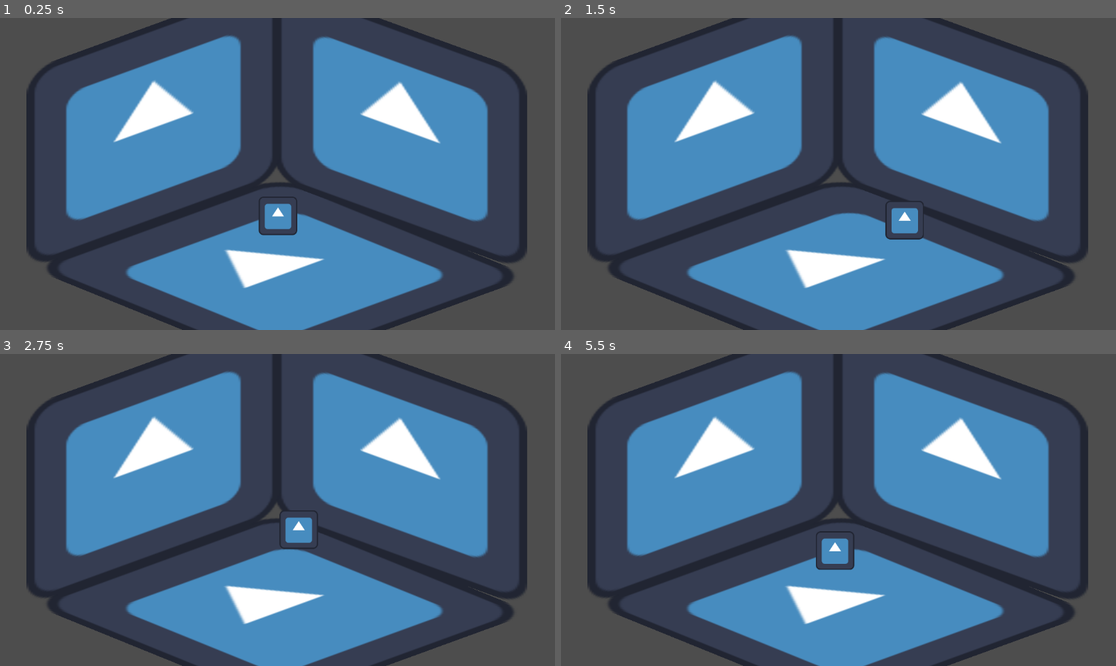
Above: before the commit, frames 1-4 (two rows, left to right).
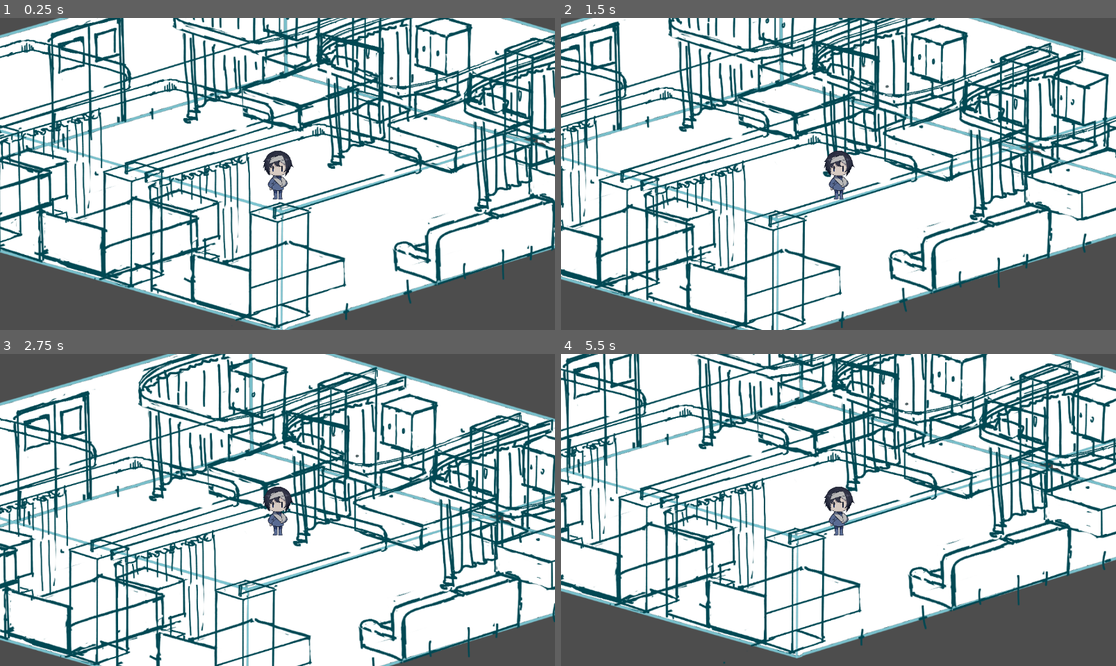
Above: after the commit, the same moments.

Repository: shamelessapes/KomaGA_Hackathon2026
Game: Godot game, scene res://tscn/byousitsu.tscn
Same seed, same stepped clock (60 frames per second), same inputs: the game is played once before the commit and once after it. The project has no main scene, so this scene is started directly. The engine's default icon, where the game draws it, is replaced by a stand-in: a white triangle on a blue panel in a dark square.
Inputs (mouse positions are in pixels of both pictures, inside the frame that each line leads up to):
- Up to frame 1 (0.25 s): no input
- Up to frame 2 (1.5 s): tap Enter at 0.5 s; move the mouse to (960, 158) at 0.52 s; click (960, 158) at 0.67 s; move the mouse to (727, 189) at 1.27 s; click (727, 189) at 1.42 s
- Up to frame 3 (2.75 s): move the mouse to (333, 441) at 2.02 s; click (333, 441) at 2.17 s
- Up to frame 4 (5.5 s): move the mouse to (810, 572) at 2.77 s; click (810, 572) at 2.92 s; move the mouse to (1005, 556) at 3.52 s; click (1005, 556) at 3.67 s; move the mouse to (672, 463) at 4.27 s; click (672, 463) at 4.42 s; move the mouse to (866, 510) at 5.02 s; click (866, 510) at 5.17 s

The runs differ from the first frame. In frame 1, 86% of the frame differs, in the area x 0-100%, y 0-100%; in frame 2, 88%; in frame 3, 89%; in frame 4, 85%.

Commit message:
マップに障害物を追加

Diff:
--- a/tscn/byousitsu.tscn
+++ b/tscn/byousitsu.tscn
@@ -1,61 +1,229 @@
-[gd_scene load_steps=6 format=3 uid="uid://ysfb2agjf0a3"]
-
-[ext_resource type="Texture2D" uid="uid://0kbfaacm63bw" path="res://image/icon.svg" id="1_1mo12"]
+[gd_scene load_steps=11 format=3 uid="uid://ysfb2agjf0a3"]
+
+[ext_resource type="Texture2D" uid="uid://byk1bgkla1nj8" path="res://image/3.png" id="1_t0s2g"]
 [ext_resource type="PackedScene" uid="uid://bpul3kar1uylb" path="res://tscn/player.tscn" id="2_t0s2g"]
+[ext_resource type="Script" uid="uid://dnt4r8raaprhd" path="res://tscn/camera_2d.gd" id="3_iisva"]
 
 [sub_resource type="NavigationPolygon" id="NavigationPolygon_iisva"]
-vertices = PackedVector2Array(366.906, 157.008, 16.0391, 297.203, -350.359, 146.773, -4, 15.4922)
+vertices = PackedVector2Array(644.633, 85.4219, 19.7422, 277.563, -600.789, 97.5781, 18.0313, -95.1484)
 polygons = Array[PackedInt32Array]([PackedInt32Array(0, 1, 2, 3)])
-outlines = Array[PackedVector2Array]([PackedVector2Array(-377.6, 146.4, -4, 4.79999, 394.4, 156.8, 16, 308)])
+outlines = Array[PackedVector2Array]([PackedVector2Array(-642.56, 103.68, 17.92, -105.6, 679.68, 85.12, 19.84, 288)])
 
 [sub_resource type="PhysicsMaterial" id="PhysicsMaterial_t0s2g"]
 
-[sub_resource type="RectangleShape2D" id="RectangleShape2D_iisva"]
-size = Vector2(71.2, 66.4)
+[sub_resource type="CapsuleShape2D" id="CapsuleShape2D_iisva"]
+radius = 28.4312
+height = 168.271
+
+[sub_resource type="CircleShape2D" id="CircleShape2D_iisva"]
+radius = 41.9752
+
+[sub_resource type="CapsuleShape2D" id="CapsuleShape2D_rrgwt"]
+radius = 22.3999
+height = 97.6
+
+[sub_resource type="CapsuleShape2D" id="CapsuleShape2D_fd7ky"]
+radius = 18.0449
+height = 166.497
+
+[sub_resource type="CapsuleShape2D" id="CapsuleShape2D_2rvdw"]
+height = 136.0
 
 [node name="Node2D" type="Node2D"]
 position = Vector2(576, 324)
 scale = Vector2(1.25, 1.25)
-
-[node name="yuka" type="Sprite2D" parent="."]
-position = Vector2(5, 163)
-rotation = -0.349066
-scale = Vector2(3.5, 3.5)
-skew = -0.836013
-texture = ExtResource("1_1mo12")
-metadata/_edit_lock_ = true
-
-[node name="kabe1" type="Sprite2D" parent="."]
-position = Vector2(204, -80)
-rotation = 0.349066
-scale = Vector2(3.5, 2.598)
-skew = -0.349066
-texture = ExtResource("1_1mo12")
-metadata/_edit_lock_ = true
-
-[node name="kabe2" type="Sprite2D" parent="."]
-position = Vector2(-206, -82)
-rotation = -0.349066
-scale = Vector2(3.5, 2.598)
-skew = 0.349066
-texture = ExtResource("1_1mo12")
+metadata/_edit_lock_ = true
+
+[node name="background" type="Sprite2D" parent="."]
+scale = Vector2(0.75, 0.75)
+texture = ExtResource("1_t0s2g")
 metadata/_edit_lock_ = true
 
 [node name="NavigationRegion2D" type="NavigationRegion2D" parent="."]
+position = Vector2(-18.4, -8.8)
+scale = Vector2(1.25, 1.25)
 navigation_polygon = SubResource("NavigationPolygon_iisva")
+metadata/_edit_lock_ = true
 
 [node name="player" parent="." instance=ExtResource("2_t0s2g")]
 position = Vector2(0.799927, 69.6)
-scale = Vector2(0.5, 0.5)
-
-[node name="bed" type="Sprite2D" parent="."]
-
-[node name="StaticBody2D" type="StaticBody2D" parent="bed"]
-position = Vector2(-140.8, 136.8)
-scale = Vector2(1, 1)
-physics_material_override = SubResource("PhysicsMaterial_t0s2g")
-
-[node name="CollisionShape2D" type="CollisionShape2D" parent="bed/StaticBody2D"]
-scale = Vector2(1, 1)
-shape = SubResource("RectangleShape2D_iisva")
-metadata/_edit_lock_ = true
+
+[node name="Camera2D" type="Camera2D" parent="."]
+script = ExtResource("3_iisva")
+metadata/_edit_lock_ = true
+
+[node name="beds" type="Node2D" parent="."]
+scale = Vector2(1, 1)
+metadata/_edit_lock_ = true
+
+[node name="bed1" type="StaticBody2D" parent="beds" groups=["hide_point"]]
+position = Vector2(56, -64.8)
+physics_material_override = SubResource("PhysicsMaterial_t0s2g")
+metadata/_edit_lock_ = true
+
+[node name="CollisionShape2D" type="CollisionShape2D" parent="beds/bed1"]
+rotation = 1.22173
+scale = Vector2(1, 1)
+shape = SubResource("CapsuleShape2D_iisva")
+metadata/_edit_lock_ = true
+
+[node name="Sprite2D" type="Sprite2D" parent="beds/bed1"]
+
+[node name="bed2" type="StaticBody2D" parent="beds" groups=["hide_point"]]
+position = Vector2(311.2, -3.99998)
+physics_material_override = SubResource("PhysicsMaterial_t0s2g")
+metadata/_edit_lock_ = true
+
+[node name="CollisionShape2D" type="CollisionShape2D" parent="beds/bed2"]
+rotation = 1.22173
+scale = Vector2(1, 1)
+shape = SubResource("CapsuleShape2D_iisva")
+metadata/_edit_lock_ = true
+
+[node name="Sprite2D" type="Sprite2D" parent="beds/bed2"]
+
+[node name="bed3" type="StaticBody2D" parent="beds" groups=["hide_point"]]
+position = Vector2(543.2, 68)
+physics_material_override = SubResource("PhysicsMaterial_t0s2g")
+metadata/_edit_lock_ = true
+
+[node name="CollisionShape2D" type="CollisionShape2D" parent="beds/bed3"]
+rotation = 1.22173
+scale = Vector2(1, 1)
+shape = SubResource("CapsuleShape2D_iisva")
+metadata/_edit_lock_ = true
+
+[node name="Sprite2D" type="Sprite2D" parent="beds/bed3"]
+
+[node name="bed4" type="StaticBody2D" parent="beds" groups=["hide_point"]]
+position = Vector2(-572, 114.4)
+physics_material_override = SubResource("PhysicsMaterial_t0s2g")
+metadata/_edit_lock_ = true
+
+[node name="Sprite2D" type="Sprite2D" parent="beds/bed4"]
+
+[node name="CollisionShape2D" type="CollisionShape2D" parent="beds/bed4"]
+shape = SubResource("CircleShape2D_iisva")
+metadata/_edit_lock_ = true
+
+[node name="bed5" type="StaticBody2D" parent="beds" groups=["hide_point"]]
+position = Vector2(-333.6, 180.8)
+physics_material_override = SubResource("PhysicsMaterial_t0s2g")
+metadata/_edit_lock_ = true
+
+[node name="Sprite2D" type="Sprite2D" parent="beds/bed5"]
+
+[node name="CollisionShape2D" type="CollisionShape2D" parent="beds/bed5"]
+shape = SubResource("CircleShape2D_iisva")
+metadata/_edit_lock_ = true
+
+[node name="bed6" type="StaticBody2D" parent="beds" groups=["hide_point"]]
+position = Vector2(-91.2, 248.8)
+physics_material_override = SubResource("PhysicsMaterial_t0s2g")
+metadata/_edit_lock_ = true
+
+[node name="Sprite2D" type="Sprite2D" parent="beds/bed6"]
+
+[node name="CollisionShape2D" type="CollisionShape2D" parent="beds/bed6"]
+shape = SubResource("CircleShape2D_iisva")
+metadata/_edit_lock_ = true
+
+[node name="closets" type="Node2D" parent="."]
+scale = Vector2(1, 1)
+metadata/_edit_lock_ = true
+
+[node name="closet1" type="StaticBody2D" parent="closets" groups=["hide_point"]]
+position = Vector2(170.4, -114.4)
+physics_material_override = SubResource("PhysicsMaterial_t0s2g")
+metadata/_edit_lock_ = true
+
+[node name="Sprite2D" type="Sprite2D" parent="closets/closet1"]
+
+[node name="CollisionShape2D" type="CollisionShape2D" parent="closets/closet1"]
+shape = SubResource("CapsuleShape2D_rrgwt")
+metadata/_edit_lock_ = true
+
+[node name="closet2" type="StaticBody2D" parent="closets" groups=["hide_point"]]
+position = Vector2(423.2, -41.6)
+physics_material_override = SubResource("PhysicsMaterial_t0s2g")
+metadata/_edit_lock_ = true
+
+[node name="Sprite2D" type="Sprite2D" parent="closets/closet2"]
+
+[node name="CollisionShape2D" type="CollisionShape2D" parent="closets/closet2"]
+shape = SubResource("CapsuleShape2D_rrgwt")
+metadata/_edit_lock_ = true
+
+[node name="closet3" type="StaticBody2D" parent="closets" groups=["hide_point"]]
+position = Vector2(-484, 92.8)
+physics_material_override = SubResource("PhysicsMaterial_t0s2g")
+metadata/_edit_lock_ = true
+
+[node name="Sprite2D" type="Sprite2D" parent="closets/closet3"]
+
+[node name="CollisionShape2D" type="CollisionShape2D" parent="closets/closet3"]
+shape = SubResource("CapsuleShape2D_rrgwt")
+metadata/_edit_lock_ = true
+
+[node name="closet4" type="StaticBody2D" parent="closets" groups=["hide_point"]]
+position = Vector2(-238.4, 156)
+physics_material_override = SubResource("PhysicsMaterial_t0s2g")
+metadata/_edit_lock_ = true
+
+[node name="Sprite2D" type="Sprite2D" parent="closets/closet4"]
+
+[node name="CollisionShape2D" type="CollisionShape2D" parent="closets/closet4"]
+shape = SubResource("CapsuleShape2D_rrgwt")
+metadata/_edit_lock_ = true
+
+[node name="closet5" type="StaticBody2D" parent="closets" groups=["hide_point"]]
+position = Vector2(4, 222.4)
+physics_material_override = SubResource("PhysicsMaterial_t0s2g")
+metadata/_edit_lock_ = true
+
+[node name="Sprite2D" type="Sprite2D" parent="closets/closet5"]
+
+[node name="CollisionShape2D" type="CollisionShape2D" parent="closets/closet5"]
+shape = SubResource("CapsuleShape2D_rrgwt")
+metadata/_edit_lock_ = true
+
+[node name="sofa" type="StaticBody2D" parent="." groups=["hide_point"]]
+position = Vector2(334.4, 190.4)
+scale = Vector2(1, 1)
+physics_material_override = SubResource("PhysicsMaterial_t0s2g")
+metadata/_edit_lock_ = true
+
+[node name="Sprite2D" type="Sprite2D" parent="sofa"]
+
+[node name="CollisionShape2D" type="CollisionShape2D" parent="sofa"]
+rotation = -1.91986
+shape = SubResource("CapsuleShape2D_fd7ky")
+metadata/_edit_lock_ = true
+
+[node name="obstacle" type="StaticBody2D" parent="."]
+metadata/_edit_lock_ = true
+
+[node name="obstacle1" type="CollisionShape2D" parent="obstacle"]
+position = Vector2(16.8, -168.8)
+shape = SubResource("CapsuleShape2D_2rvdw")
+metadata/_edit_lock_ = true
+
+[node name="obstacle2" type="CollisionShape2D" parent="obstacle"]
+position = Vector2(270.4, -116)
+shape = SubResource("CapsuleShape2D_2rvdw")
+
+[node name="obstacle3" type="CollisionShape2D" parent="obstacle"]
+position = Vector2(504, -44)
+shape = SubResource("CapsuleShape2D_2rvdw")
+
+[node name="obstacle4" type="CollisionShape2D" parent="obstacle"]
+position = Vector2(-596, 49.6)
+shape = SubResource("CapsuleShape2D_2rvdw")
+
+[node name="obstacle5" type="CollisionShape2D" parent="obstacle"]
+position = Vector2(-362.4, 110.4)
+shape = SubResource("CapsuleShape2D_2rvdw")
+
+[node name="obstacle6" type="CollisionShape2D" parent="obstacle"]
+position = Vector2(-110.4, 185.6)
+shape = SubResource("CapsuleShape2D_2rvdw")
--- /dev/null
+++ b/tscn/camera_2d.gd
@@ -0,0 +1,6 @@
+extends Camera2D
+
+@onready var player = $"../player"
+
+func _process(delta):
+	global_position = player.global_position
--- a/tscn/player.tscn
+++ b/tscn/player.tscn
@@ -1,13 +1,13 @@
 [gd_scene load_steps=5 format=3 uid="uid://bpul3kar1uylb"]
 
 [ext_resource type="Script" uid="uid://bffqk7jgt0q0s" path="res://gd/player.gd" id="1_7omxl"]
-[ext_resource type="Texture2D" uid="uid://0kbfaacm63bw" path="res://image/icon.svg" id="2_3c7ea"]
+[ext_resource type="Texture2D" uid="uid://dcnhinfv6k8sb" path="res://image/player_img/mae_s.png" id="3_3c7ea"]
 
 [sub_resource type="SpriteFrames" id="SpriteFrames_u4c7w"]
 animations = [{
 "frames": [{
 "duration": 1.0,
-"texture": ExtResource("2_3c7ea")
+"texture": ExtResource("3_3c7ea")
 }],
 "loop": true,
 "name": &"back",
@@ -15,7 +15,7 @@
 }, {
 "frames": [{
 "duration": 1.0,
-"texture": ExtResource("2_3c7ea")
+"texture": ExtResource("3_3c7ea")
 }],
 "loop": true,
 "name": &"default",
@@ -23,7 +23,7 @@
 }, {
 "frames": [{
 "duration": 1.0,
-"texture": ExtResource("2_3c7ea")
+"texture": ExtResource("3_3c7ea")
 }],
 "loop": true,
 "name": &"left",
@@ -31,7 +31,7 @@
 }, {
 "frames": [{
 "duration": 1.0,
-"texture": ExtResource("2_3c7ea")
+"texture": ExtResource("3_3c7ea")
 }],
 "loop": true,
 "name": &"right",
@@ -47,6 +47,7 @@
 script = ExtResource("1_7omxl")
 
 [node name="AnimatedSprite2D" type="AnimatedSprite2D" parent="."]
+scale = Vector2(0.1, 0.1)
 sprite_frames = SubResource("SpriteFrames_u4c7w")
 animation = &"right"
 
Binary file added: image/3.png
Not shown, added: image/3.png.import
Binary file added: image/player_img/mae_s.png
Not shown, added: image/player_img/mae_s.png.import
Not shown, added: tscn/camera_2d.gd.uid
